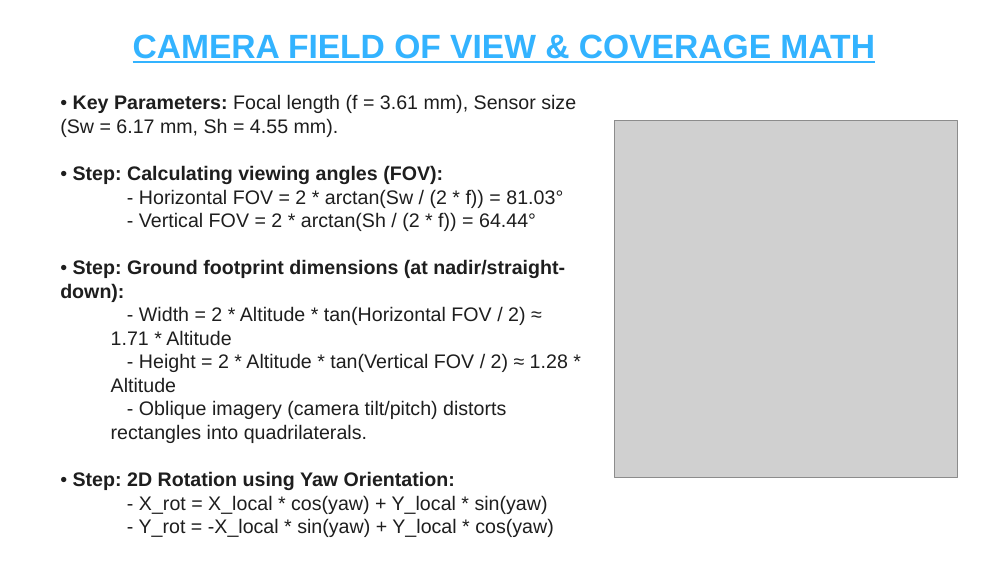
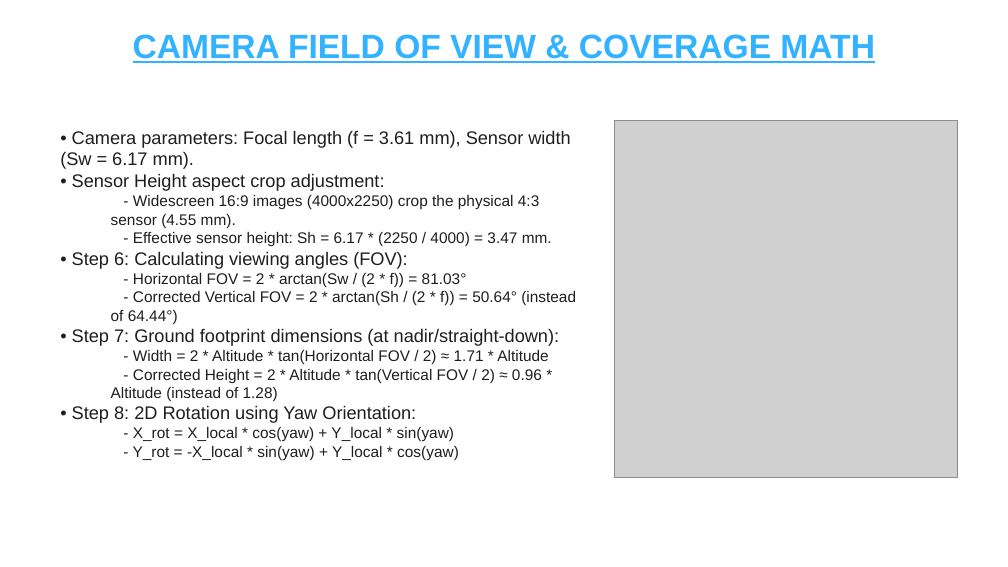
Before and after one commit to kancharlanavyatha/Drone-Footprint-Mapping-using-Qt6, a slide deck: slide 2 of Drone_Footprint_Mapping_and_Metadata_Standards.pptx. Drawn at 1008x567 pixels with LibreOffice and Linux fonts; fonts in the diff are those of the drawing; grey boxes stand for pictures. Boxes give left, top, right and bottom in pixels: in the first picture for what was removed or moved away, otherwise in the second. Text is boxed around its words. In the diff, an @@ line names an element or a change of style, - is before the commit and + after.

Commit message:
Update PowerPoint slides with corrected vertical FOV and footprint coverage math for 16:9 crop

```diff
--- a/Drone_Footprint_Mapping_and_Metadata_Standards.pptx
+++ b/Drone_Footprint_Mapping_and_Metadata_Standards.pptx
@@ text "• Camera parameters: Focal length ...": place and size @@
-text "• Camera parameters: Focal length ..." at [60,94,576,537]
+text "• Camera parameters: Focal length ..." at [60,130,576,460]
@@ text at [60,130,570,269]: text changed; size 14 to 13 pt @@
-• Key Parameters: Focal length (f = 3.61 mm), Sensor size (Sw = 6.17 mm, Sh = 4.55 mm).
-• Step: Calculating viewing angles (FOV):
+• Camera parameters: Focal length (f = 3.61 mm), Sensor width (Sw = 6.17 mm).
+• Sensor Height aspect crop adjustment:
+  - Widescreen 16:9 images (4000x2250) crop the physical 4:3 sensor (4.55 mm).
+  - Effective sensor height: Sh = 6.17 * (2250 / 4000) = 3.47 mm.
+• Step 6: Calculating viewing angles (FOV):
@@ text at [72,291,576,346]: text changed; size 14 to 11 pt; bold off @@
-  - Vertical FOV = 2 * arctan(Sh / (2 * f)) = 64.44°
-• Step: Ground footprint dimensions (at nadir/straight-down):
+  - Corrected Vertical FOV = 2 * arctan(Sh / (2 * f)) = 50.64° (instead of 64.44°)
+• Step 7: Ground footprint dimensions (at nadir/straight-down):
@@ text at [133,273,548,460]: size 14 to 11 pt in "- Horizontal FOV = 2 * arctan(Sw ...", "- Width = 2 * Altitude * ...", "- X_rot = X_local * cos(yaw) + ...", "- Y_rot = -X_local * sin(yaw) + ..." @@
@@ text at [72,369,542,423]: text changed; size 14 to 11 pt @@
-  - Height = 2 * Altitude * tan(Vertical FOV / 2) ≈ 1.28 * Altitude
-  - Oblique imagery (camera tilt/pitch) distorts rectangles into quadrilaterals.
-• Step: 2D Rotation using Yaw Orientation:
+  - Corrected Height = 2 * Altitude * tan(Vertical FOV / 2) ≈ 0.96 * Altitude (instead of 1.28)
+• Step 8: 2D Rotation using Yaw Orientation:
```
Also in this commit, not shown: 6 other slides changed, 2 slides added, 3 other files.
